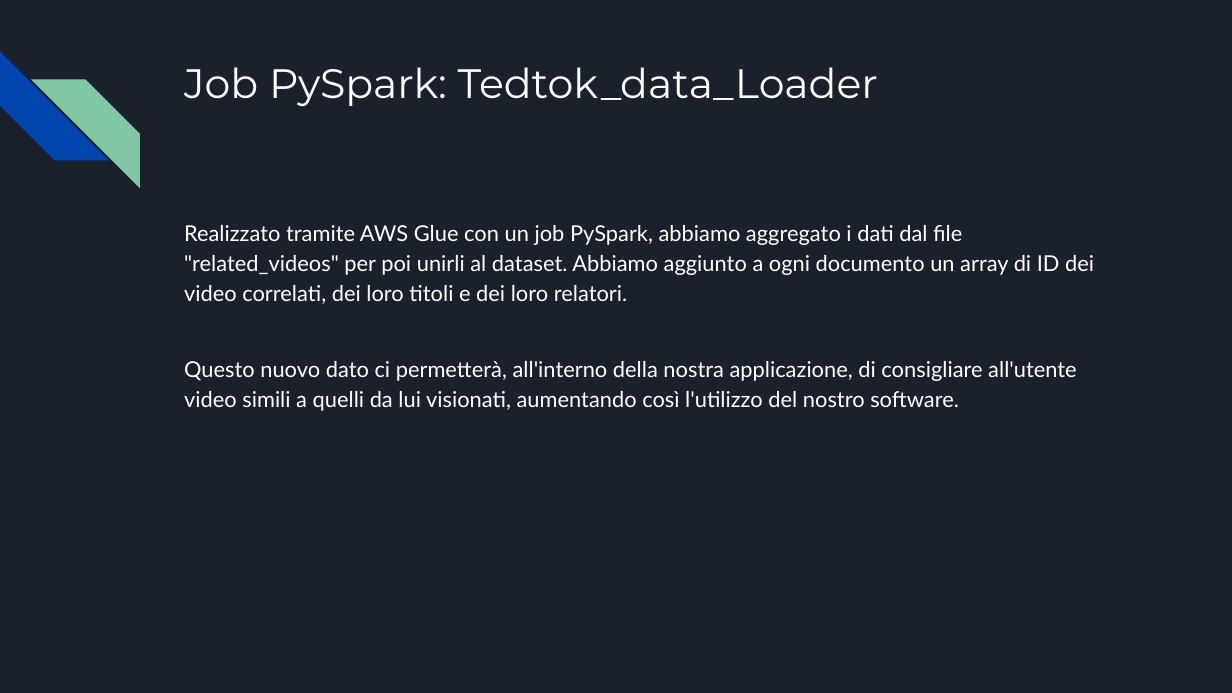
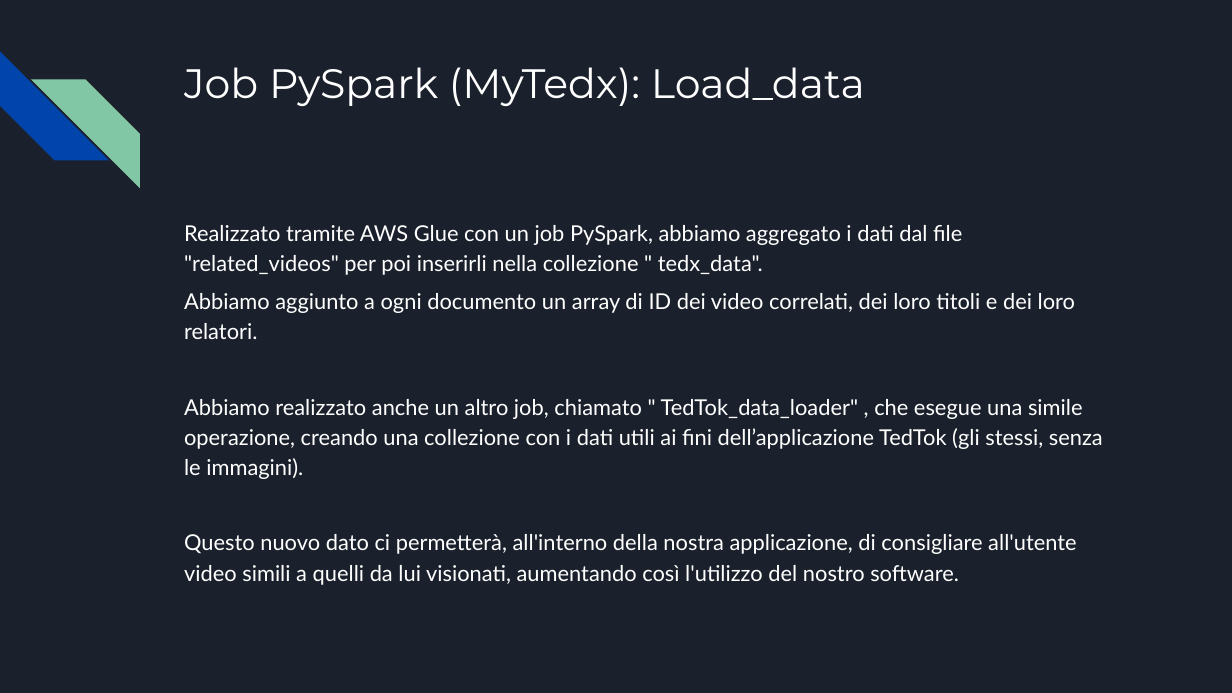
Before and after one commit to Gabriele-Mazzoleni/Progetti_Tec_Cloud_Mobile_2024, a slide deck: slide 2 of Parte 2/Presentazione TedxTok(parte 2).pptx. Drawn at 1232x693 pixels with LibreOffice and Linux fonts; fonts in the diff are those of the drawing. Boxes give left, top, right and bottom in pixels: in the first picture for what was removed or moved away, otherwise in the second. Text is boxed around its words. In the diff, an @@ line names an element or a change of style, - is before the commit and + after.

```diff
--- a/Parte 2/Presentazione TedxTok(parte 2).pptx
+++ b/Parte 2/Presentazione TedxTok(parte 2).pptx
@@ title at (184, 67, 865, 106): text changed @@
-Job PySpark: Tedtok_data_Loader
+Job PySpark (MyTedx): Load_data
@@ text at (184, 225, 1103, 479): text changed @@
-Realizzato tramite AWS Glue con un job PySpark, abbiamo aggregato i dati dal file "related_videos" per poi unirli al dataset. Abbiamo aggiunto a ogni documento un array di ID dei video correlati, dei loro titoli e dei loro relatori.
+Realizzato tramite AWS Glue con un job PySpark, abbiamo aggregato i dati dal file "related_videos" per poi inserirli nella collezione " tedx_data".
+Abbiamo aggiunto a ogni documento un array di ID dei video correlati, dei loro titoli e dei loro relatori.
+Abbiamo realizzato anche un altro job, chiamato " TedTok_data_loader" , che esegue una simile operazione, creando una collezione con i dati utili ai fini dell’applicazione TedTok (gli stessi, senza le immagini).
```
Also in this commit, not shown: 3 other slides changed, 3 other files.
